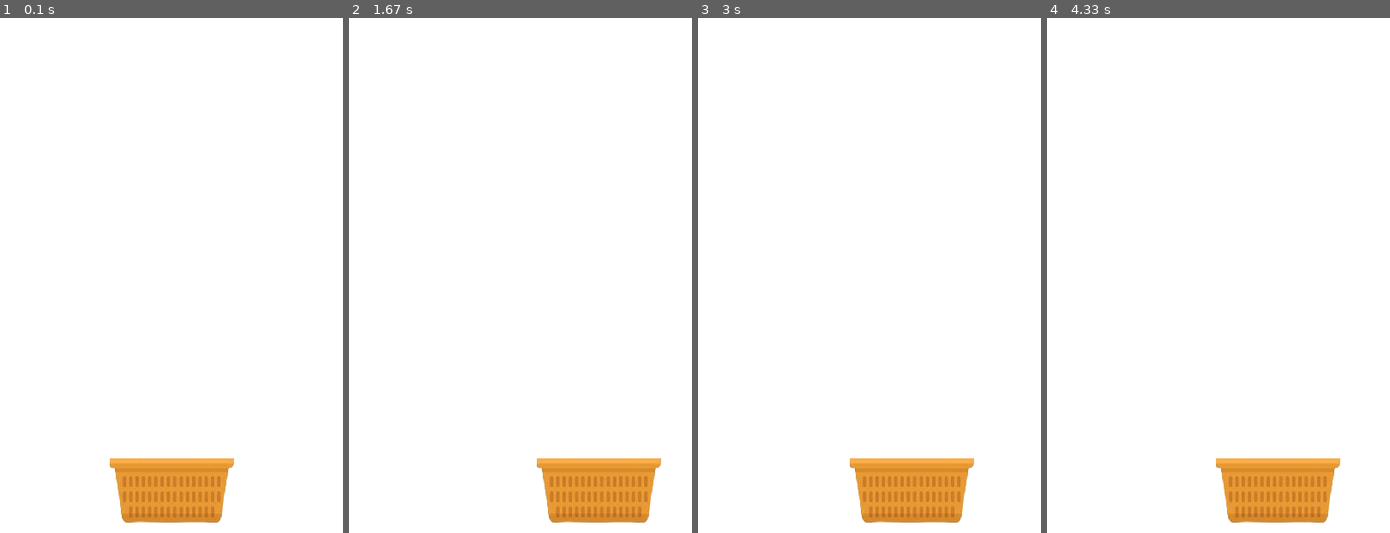
Above: before the commit, frames 1-4 (left to right).
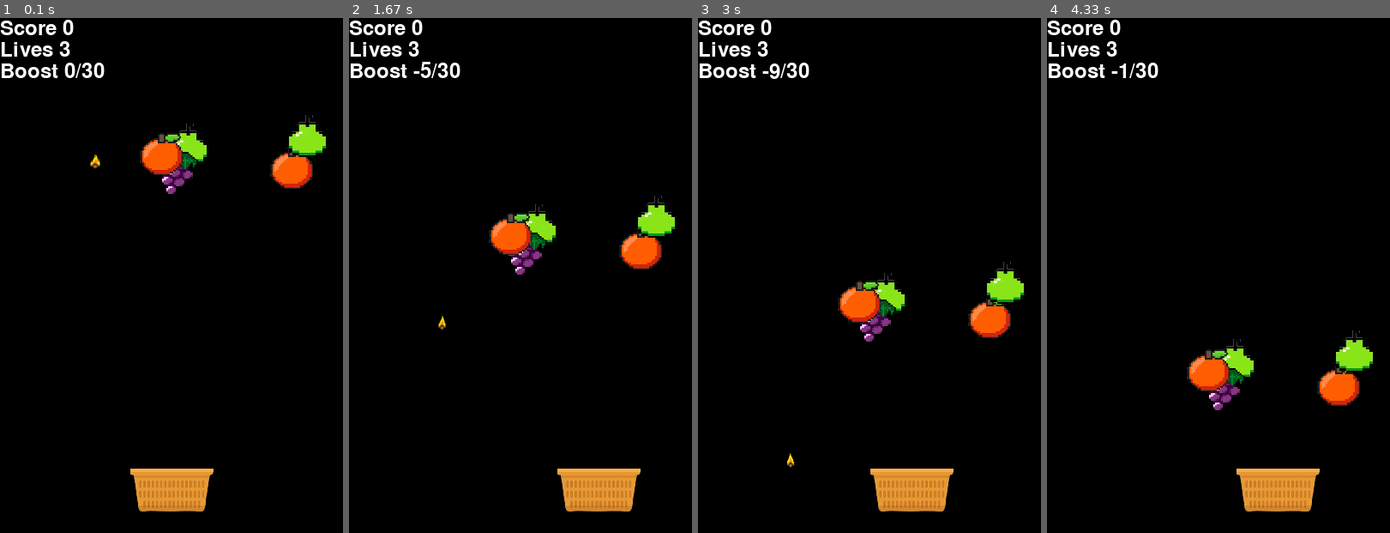
Above: after the commit, the same moments.

Repository: Shrine46/Pygame-Game
Game: pygame game, started from main.py
Two runs of this game, one before a commit and one after it. Both use one fixed random seed, a clock stepped at 60 frames per second and the inputs below.
Inputs:
- Up to frame 1 (0.1 s): no input
- Up to frame 2 (1.67 s): hold Space 0.33-0.8 s; hold Right 0.33-0.8 s; hold Right 0.83-1.3 s; tap Space at 0.9, 1.2, 1.4 s; hold Right from 1.33 s (still down)
- Up to frame 3 (3 s): tap Space at 1.7, 1.9, 2.2, 2.47, 2.77, 2.9 s; release Right at 1.8 s; hold Left 1.83-2.37 s; hold Left 2.4-2.8 s; hold Right from 2.83 s (still down)
- Up to frame 4 (4.33 s): tap Space at 3.2, 3.57, 3.87, 4.07 s; release Right at 3.47 s; hold Left 3.5-3.97 s; hold Right from 4 s (still down)

The runs differ from the first frame. In frame 1, 98% of the frame differs, in the area x 0-100%, y 0-100%; in frame 2, 98%; in frame 3, 98%; in frame 4, 98%.

Commit message:
Game Done

Diff:
--- a/main.py
+++ b/main.py
@@ -1,5 +1,7 @@
 import pygame
 import sys
+import random
+import math
 
 # Initialize Pygame and give access to all the methods in the package
 pygame.init()
@@ -9,34 +11,53 @@
 screen_height = 600
 screen = pygame.display.set_mode((screen_width, screen_height))
 
-# Define colors
-WHITE = (255, 255, 255)
-BLUE = (0, 0, 255)
+# Define colors & Fonts
+BLACK = (0, 0, 0)
+font = pygame.font.Font(None, 36)
 
 # Create clock to later control frame rate
 clock = pygame.time.Clock()
 
+#Functions
+def game_over():
+    text = font.render("You Lose", True, (255, 255, 255))
+    screen.blit(text, (335, 300))
+    count +=1
+    if count == 300:
+        running = False
 
 #Classes
 class Basket(pygame.sprite.Sprite):
     def __init__(self):
         super(Basket, self).__init__()
         self.files = ["basket.png"]
-        self.image_size = (150,75)
-        self.images = [pygame.image.load("basket.png").convert_alpha()]
-        self.image_converted = pygame.transform.scale(self.images[0], self.image_size)
-        self.image = self.image_converted
+        self.image_size = (100,50)
+        self.images = pygame.image.load("basket.png").convert_alpha()
+        self.image = pygame.transform.scale(self.images, self.image_size)
         self.rect = self.image.get_rect(center = (200, 550))
     def move(self, direction):
             self.rect.centerx += direction
 
-class BabyBird(pygame.sprite.Sprite):
+
+class Fruit(pygame.sprite.Sprite):
+    def __init__(self, x):
+        super(Fruit, self).__init__()
+        self.image_size = (50, 50)
+        self.files = ['apple.png', 'banana.png', 'grape.png', 'orange.png', 'pear.png']
+        self.image = pygame.image.load(self.files[x]).convert_alpha()
+        self.image = pygame.transform.scale(self.image, self.image_size)
+        self.rect = self.image.get_rect(center=(random.randint(20, 380), random.randint(75, 200)))
+
+
+class Rock(pygame.sprite.Sprite):
     def __init__(self):
-        super(BabyBird, self).__init__()
+        super(Rock, self).__init__()
         self.index = 0
-        self.files = []
-        self.images = pygame.image.load("").convert_alpha()
-        self.image = self.images
+        self.image_size = (15, 20)
+        self.files = ['meteor1.png', 'meteor2.png', 'meteor3.png']
+        self.images = [pygame.image.load(filename).convert_alpha() for filename in self.files]
+        self.image = pygame.transform.scale(self.images[self.index], self.image_size)
+        self.rect = self.image.get_rect(center=(random.randint(20, 380), random.randint(75, 200)))
 
 
 #Class Calls
@@ -44,45 +65,108 @@
 basket = Basket()
 basket_group.add(basket)
 
+fruit_group = pygame.sprite.Group()
+for i in range(5):
+    num = random.randint(0, 4)
+    fruit = Fruit(num)
+    fruit_group.add(fruit)
 
-
-# Main game loop
-count = 0
-running = True
-while running:
-
-    # Fill the screen with a color (e.g., white)
-    screen.fill(WHITE)
-
-
-    #Draw Items
-    basket_group.draw(screen)
-
-
-    #Basket Movement
-    dist = 1
-    keys = pygame.key.get_pressed()
-    if count < 300: count+=1
-    if keys[pygame.K_SPACE]:
-        if count - 5 <= 0:
-            if count - 120 > -125:
-                count -= 120
-        else:
-            count -= 5
-            dist = 5
-    if keys[pygame.K_LEFT] and basket.rect.left>0:
-            basket.move(dist*(-1))
-    if keys[pygame.K_RIGHT] and basket.rect.right<400:
-            basket.move(dist)
+rock_group = pygame.sprite.Group()
+for i in range(1):
+    rock = Rock()
+    rock_group.add(rock)
 
 
 
 
+# Main game loop
+lives = 3
+score = 0
+count = 0
+timeout_count = 0
+speed = 0
+animation = 0
+alive = True
+running = True
+while running:
+
+    screen.fill(BLACK)
+    score_text = font.render((f"Score {score}"), True, (255, 255, 255))
+    lives_text = font.render((f"Lives {lives}"), True, (255, 255, 255))
+    boost_text = font.render((f"Boost {count//10}/30"), True, (255, 255, 255))
+    screen.blit(score_text, (0, 0))
+    screen.blit(lives_text, (0, 25))
+    screen.blit(boost_text, (0, 50))
+
+    # Draw Items
+    basket_group.draw(screen)
+    fruit_group.draw(screen)
+    rock_group.draw(screen)
+
+    # Alive Handling
+    if alive == False:
+        text = font.render("You Lose", True, (255, 255, 255))
+        screen.blit(text, (150, 300))
+        timeout_count +=1
+        if timeout_count == 300:
+            running = False
+
+    # Basket Movement
+    if alive:
+        dist = 1
+        keys = pygame.key.get_pressed()
+        if count < 300: count+=1
+        if keys[pygame.K_SPACE]:
+            if count - 5 <= 0:
+                if count - 120 > -125:
+                    count -= 120
+            else:
+                count -= 5
+                dist = 5
+        if keys[pygame.K_LEFT] and basket.rect.left>0:
+            basket.move(dist*(-1))
+        if keys[pygame.K_RIGHT] and basket.rect.right<400:
+            basket.move(dist)
+
+    # Fruit Movement & Collision Detect
+    for fruit in fruit_group:
+        if random.randint(0,100) >= 1:
+            fruit.rect.centery += .5 + speed
+        collisions = pygame.sprite.spritecollide(basket, fruit_group, True)
+        if collisions:
+            score += len(collisions)
+            print("Score:", score)
+            if score%10 == 0:
+                speed+=.1
+                rock = Rock()
+                rock_group.add(rock)
+            num = random.randint(0, 4)
+            fruit = Fruit(num)
+            fruit_group.add(fruit)
+        if fruit.rect.bottom >= 600:
+            lives -= 1
+            fruit.kill()
+            num = random.randint(0, 4)
+            fruit = Fruit(num)
+            fruit_group.add(fruit)
+        if lives <= 0:
+            alive = False
+
+    # All Rock Handling
+    for rock in rock_group:
+        animation += 1
+        if animation % 15 == 0:
+            rock.index = (rock.index + 1) % 3
+            rock.image = rock.images[rock.index]
+        rock.rect.centery += 2 + (speed * 5)
+        collisions = pygame.sprite.spritecollide(basket, rock_group, True)
+        if collisions:
+            alive = False
+
     # Event handling
-    for event in pygame.event.get(): # pygame.event.get()
+    for event in pygame.event.get():
         if event.type == pygame.QUIT:
             running = False
-
 
     # Update the display
     pygame.display.flip()
Binary file added: meteor1.png
Binary file added: meteor2.png
Binary file added: meteor3.png
